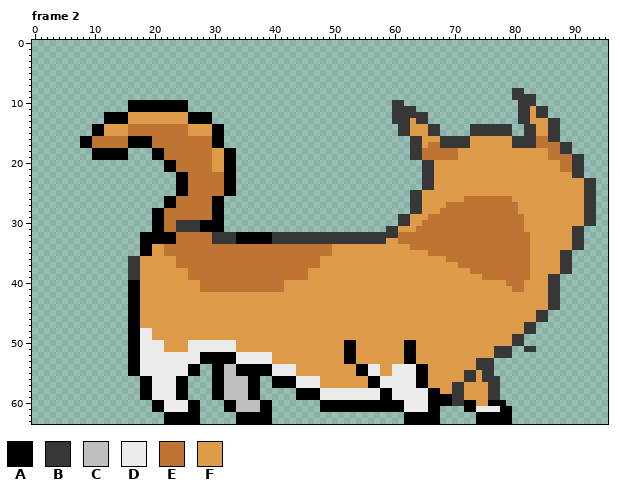
Pixel-art file -- Art/Dog_DoorIn.aseprite. Above is the file before it was changed.
96x64 pixels, 11 frames. Shown: frame 2. The commit also changed other frames, which this record leaves out.
Palette (. is transparent): A #000000  B #373737  C #bfbfbf  D #ecedea  E #be7533  F #de9c4a
Pixels before, frame 2 (only the part around the change), first column x 42:
 0 ......................................................
 1 ......................................................
 2 ......................................................
 3 ......................................................
 4 ......................................................
 5 ......................................................
 6 ......................................................
 7 ......................................................
 8 ......................................BB..............
 9 ......................................BBBB............
10 ..................BB...................BBB............
11 ..................BBBB.................BBFBB..........
12 ..................BBBBBB...............BBFBB..........
13 ..................BBBFBB...............BBFFFBB........
14 ...................BBFFFBB.....BBBBBBB..BBFFBB........
15 ...................BBFFFBB.....BBBBBBB..BBFFBB........
16 .....................BBFFFBBBBBFFFFFFFBBBBEEBB........
17 .....................BBFEEBBBBBFFFFFFFBBBBEEEEBB......
18 .....................BBEEEEEEFFFFFFFFFFFFFFFEEBB......
19 .....................BBEEEEEEFFFFFFFFFFFFFFFEEEEBB....
20 .......................BBFFFFFFFFFFFFFFFFFFFFFEEBB....
21 .......................BBFFFFFFFFFFFFFFFFFFFFFEEBB....
22 .......................BBFFFFFFFFFFFFFFFFFFFFFFFBB....
23 .......................BBFFFFFFFFFFFFFFFFFFFFFFFFFBB..
24 .......................BBFFFFFFFFFFFFFFFFFFFFFFFFFBB..
25 .....................BBFFFFFFFFFFFFFFFFFFFFFFFFFFFBB..
26 .....................BBFFFFFFFEEEEEEEEFFFFFFFFFFFFBB..
27 .....................BBFFFFEEEEEEEEEEEEFFFFFFFFFFFBB..
28 .....................BBFFFEEEEEEEEEEEEEFFFFFFFFFFFBB..
29 ...................BBFFFEEEEEEEEEEEEEEEEFFFFFFFFFFBB..
30 ...................BBFFEEEEEEEEEEEEEEEEEFFFFFFFFFFBB..
31 .................BBFFFEEEEEEEEEEEEEEEEEEFFFFFFFFBB....
32 BBBBBBBBBBBBBBBBBBBEEEEEEEEEEEEEEEEEEEEEEFFFFFFFBB....
33 BBBBBBBBBBBBBBBBBFFEEEEEEEEEEEEEEEEEEEEEEFFFFFFFBB....
34 EEEEEEEEFFFFFFFFFFFFFEEEEEEEEEEEEEEEEEEEEFFFFFFFBB....
35 EEEEEEEEFFFFFFFFFFFFFFFFEEEEEEEEEEEEEEEEEFFFFFBB......
36 EEEEEEFFFFFFFFFFFFFFFFFFFFFEEEEEEEEEEEEEEFFFFFBB......
37 EEEEEEFFFFFFFFFFFFFFFFFFFFFFFEEEEEEEEEEEEFFFFFBB......
38 EEEEFFFFFFFFFFFFFFFFFFFFFFFFFFFEEEEEEEEEEFFFFFBB......
39 EEEEFFFFFFFFFFFFFFFFFFFFFFFFFFFFFEEEEEEEEFFFBB........
40 FFFFFFFFFFFFFFFFFFFFFFFFFFFFFFFFFFFFFEEEFFFFBB........
41 FFFFFFFFFFFFFFFFFFFFFFFFFFFFFFFFFFFFFFEEFFFFBB........
42 FFFFFFFFFFFFFFFFFFFFFFFFFFFFFFFFFFFFFFFFFFFFBB........
43 FFFFFFFFFFFFFFFFFFFFFFFFFFFFFFFFFFFFFFFFFFFFBB........
44 FFFFFFFFFFFFFFFFFFFFFFFFFFFFFFFFFFFFFFFFFFFFBB........
45 FFFFFFFFFFFFFFFFFFFFFFFFFFFFFFFFFFFFFFFFFFBB..........
46 FFFFFFFFFFFFFFFFFFFFFFFFFFFFFFFFFFFFFFFFFFBB..........
47 FFFFFFFFFFFFFFFFFFFFFFFFFFFFFFFFFFFFFFFFBB............
48 FFFFFFFFFFFFFFFFFFFFFFFFFFFFFFFFFFFFFFFFBB............
49 FFFFFFFFFFFFFFFFFFFFFFFFFFFFFFFFFFFFFFBB..............
50 FFFFFFFFFFAAFFFFFFFFAAFFFFFFFFFFFFFFFFBB..............
51 FFFFFFFFFFAAFFFFFFFFAAFFFFFFFFFFFFFBBB..BB............
52 FFFFFFFFFFAAFFFFFFFFAAFFFFFFFFFFFFFBBB................
53 FFFFFFFFFFAAFFFFFFFFAAFFFFFFFFFFBBB...................
54 DDFFFFFFFFFFAADDFFDDDDAAFFFFFFFFBBB...................
55 DDFFFFFFFFFFAADDFFDDDDAAFFFFFFBBFBB...................
56 AADDDDFFFFFFFFAADDDDDDAAFFFFFFBBFBBB..................
57 AADDDDFFFFFFFFAADDDDDDAAFFFFBBFFFFBB..................
58 ..AAAADDDDDDDDDDAADDDDDDAAFFBBFFFFBB..................
59 ..AAAADDDDDDDDDDAADDDDDDAAAABBFFFFBB..................
60 ......AAAAAAAAAAAAAADDDDAAAABBAAFFAAA.................
61 ......AAAAAAAAAAAAAADDDDAA....AADDDDAA................
62 ....................AAAAAA......AAAAAA................
63 ....................AAAAAA......AAAAAA................
And afterwards:
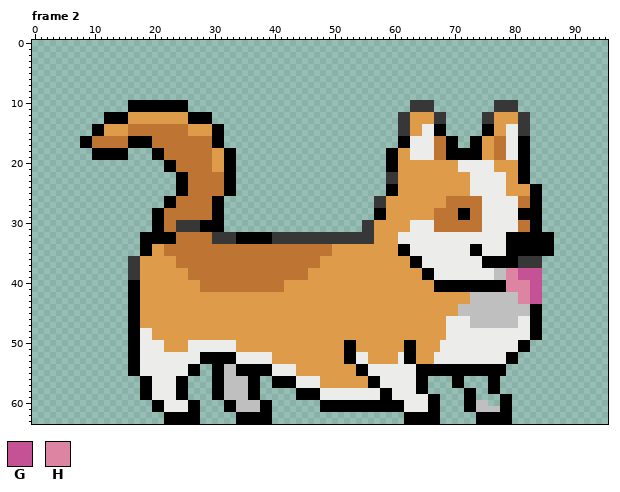
Colours new in this view: G #c45294  H #de84a3
Difference:
Changed rows in their new state; - is an unchanged pixel.
Frame 2:
first column x 54:
 8 --------------------------..------------
 9 --------------------------....----------
10 ------..-BBBB----------BBBB...----------
11 ------...-BBB----------BBBB.....--------
12 ------.--FFFFBB------BBFFFF--...--------
13 ------.---FFFBB------BBFFFF--.....------
14 -----------DDAA----..AAFFDDB-.....------
15 -----------DDAA----..AAFFDDB-.....------
16 -------AADDDDEEAA..AA--EEDDAA.....------
17 -------AADDDD-EAA..AA--EEDDAA.......----
18 -----AAFFDDDD--AAAAAA--EEDDAA.......----
19 -----AAFFDDDD--AAAAAA--EEDDAA.........--
20 -----AAFFFFFF----DDDDDD----AA.........--
21 -----AAFFFFFF----DDDDDD----AA.........--
22 -----BBFFFFFF------DDDDDD--AA.........--
23 -----BBFFFFFF------DDDDDD--AA...........
24 -----AAFFFFFF------DDDDDD----AA.........
25 -----AAFFFF--------DDDDDD----AA.........
26 ---BBFFFFFF----EEE---DDDDDDEEAA.........
27 ---BBFFFFFF----------DDDDDDEEAA.........
28 ---AAFFFFFF--E---AA--DDDDDDAAAA.........
29 ---AAFFFF---F----AA--DDDDDDAAAA.........
30 -BBFFFFFFDDDD--------DDDDDD-EAA.........
31 -BBFFFF--DDDD--------DDDDDD-EAA.......--
32 ---FFFFDDDDDDDDDDDDDDDDDDAAAAAAAA.....--
33 ---FF--DDDDDDDDDDDDDDDDDDAAAAAAAA.....--
34 -------AADDDDDDDDDDAADDDDAAAAAAAA.....--
35 -------AADDDDDDDDDDAADDDDAAAAAAAA...----
36 ---------AADDDDDDDDDDAAAAAABBBB.....----
37 ---------AADDDDDDDDDDAAAAAABBBB.....----
38 -----------AADDDDDDDDDDCCHHGGGG.....----
39 -----------AADDDDDDDDDDCCHHGGGG...------
40 -------------AAAAAAAAAAAAHHHHGG...------
41 -------------AAAAAAAAAAAAHHHHGG...------
42 -------------------CCCCCCCCHHGG...------
43 -------------------CCCCCCCCHHGG...------
44 -----------------CCCCCCCCCCCCAA...------
45 -----------------CCCCCCCCCCCCAA.--------
46 ---------------DDDDCCCCCCCCDDAA.--------
47 ---------------DDDDCCCCCCCCDDAA---------
48 ---------------DDDDDDDDDDDDDDAA---------
49 ---------------DDDDDDDDDDDDDDAA---------
50 --------------DDDDDDDDDDDDDAA-----------
51 --------------DDDDDDDDDDDDDAA.----------
52 DD-----D-----DDDDDDDDDDDDAA-------------
53 DD-----D-----DDDDDDDDDDDDAA-------------
54 ----DD------AAAAAAAAAAAAA---------------
55 ----DD------AAAAAAAAAAAAA---------------
56 ------------....AA....AA----------------
57 ------------....AA....AA----------------
58 ----------AA......AA..AA----------------
59 --------------....AA....AA--------------
60 --------------....--CC..-A--------------
61 --------------------CCCC----------------
